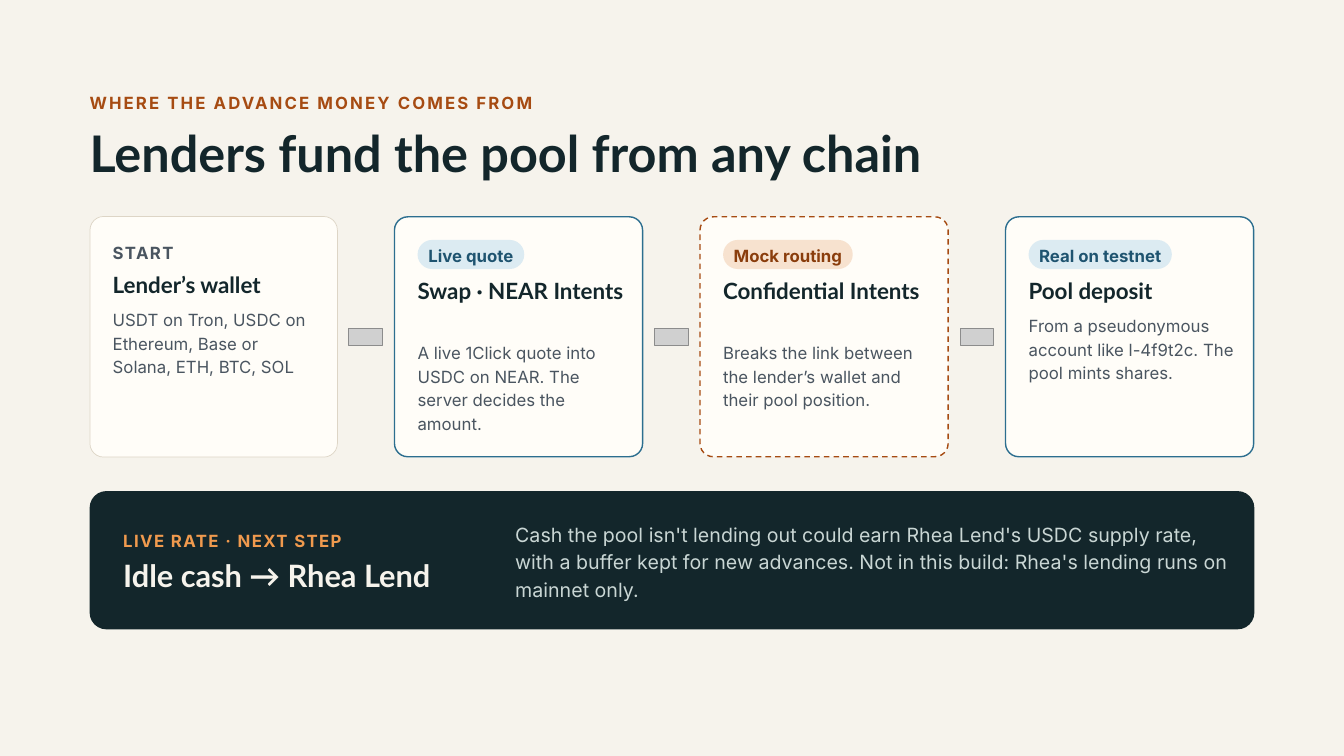
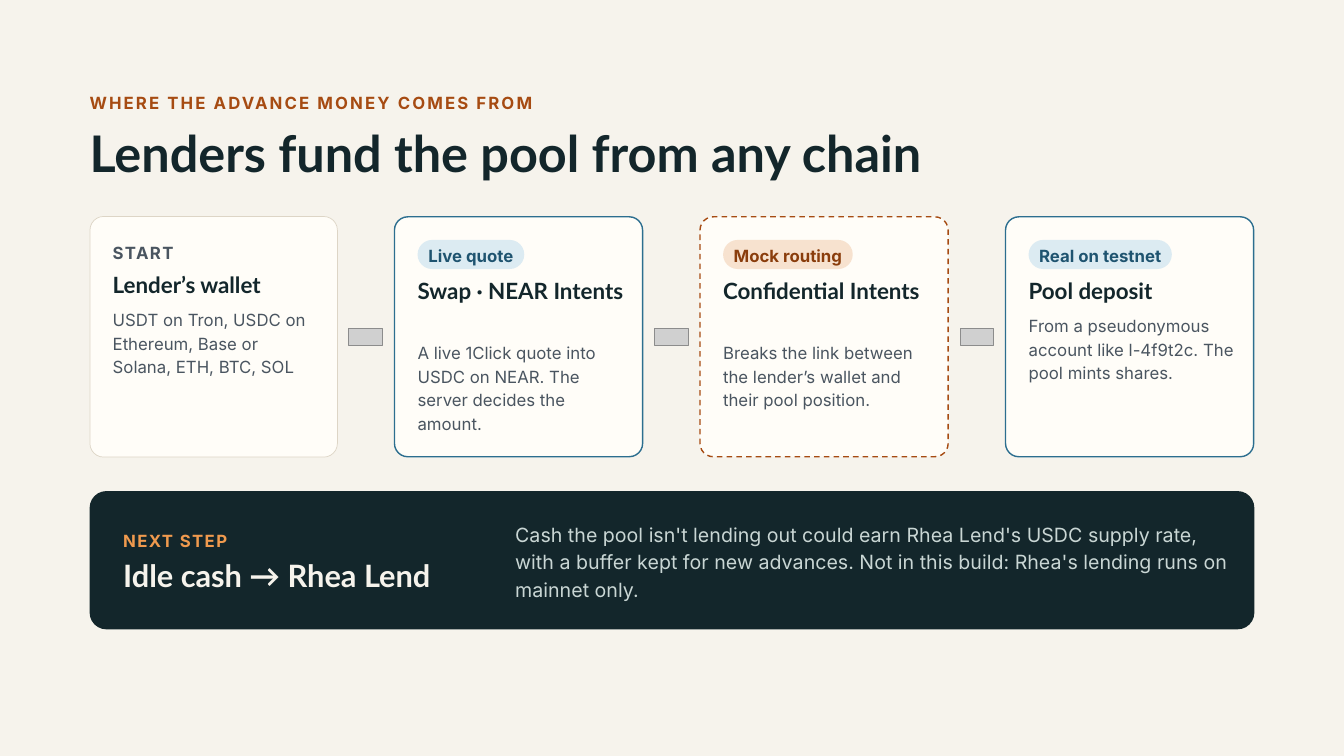
Before and after one commit to zequann/homeroll, a slide deck: slide 10 of Homeroll-Presentation-Slides.pptx. Drawn at 1344x756 pixels with LibreOffice and Linux fonts; fonts in the diff are those of the drawing; grey boxes stand for pictures. Boxes give left, top, right and bottom in pixels: in the first picture for what was removed or moved away, otherwise in the second. Text is boxed around its words. In the diff, an @@ line names an element or a change of style, - is before the commit and + after.

```diff
--- a/Homeroll-Presentation-Slides.pptx
+++ b/Homeroll-Presentation-Slides.pptx
@@ text at (x1=123, y1=534, x2=227, y2=547): text changed @@
-LIVE RATE · NEXT STEP
+NEXT STEP
```
